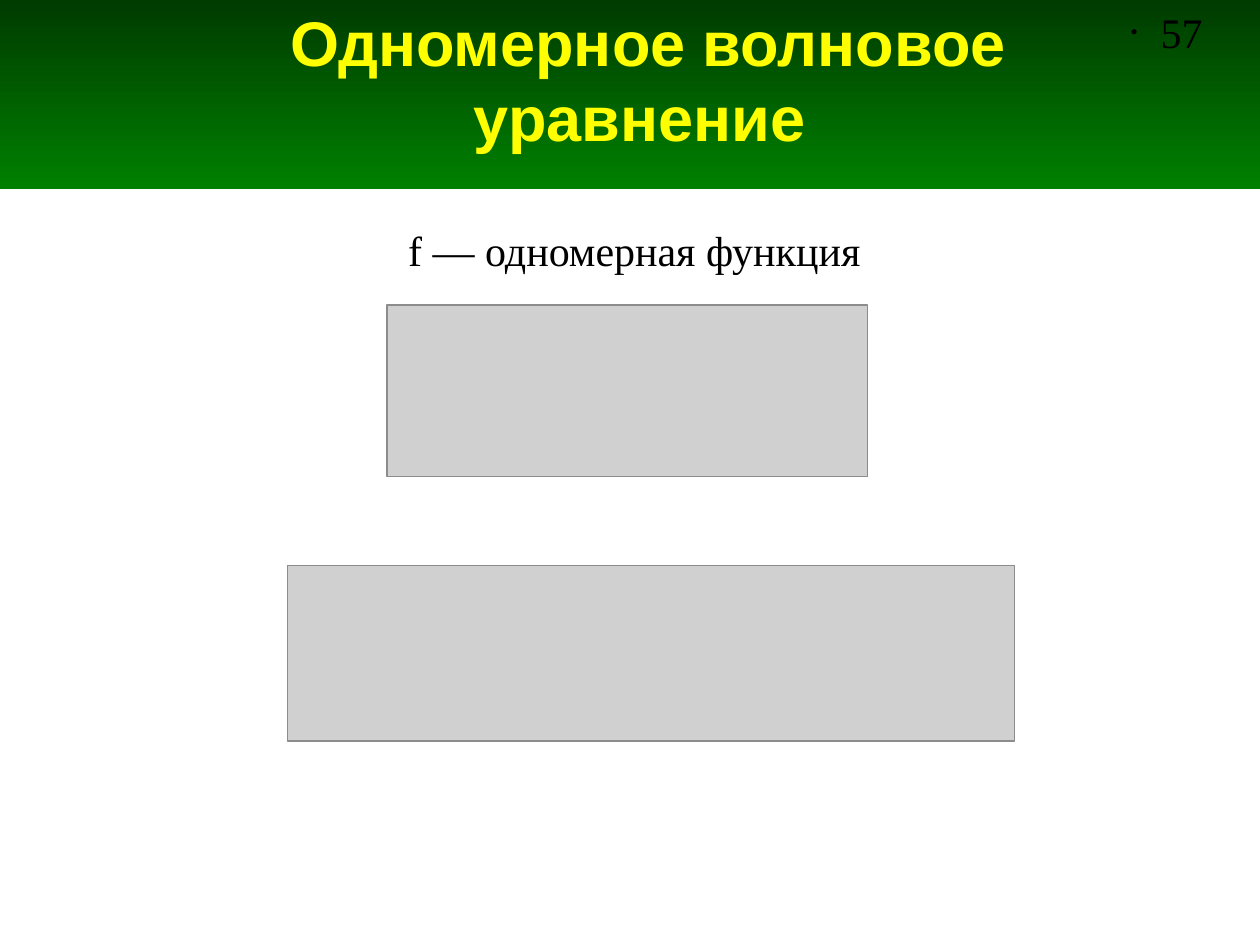
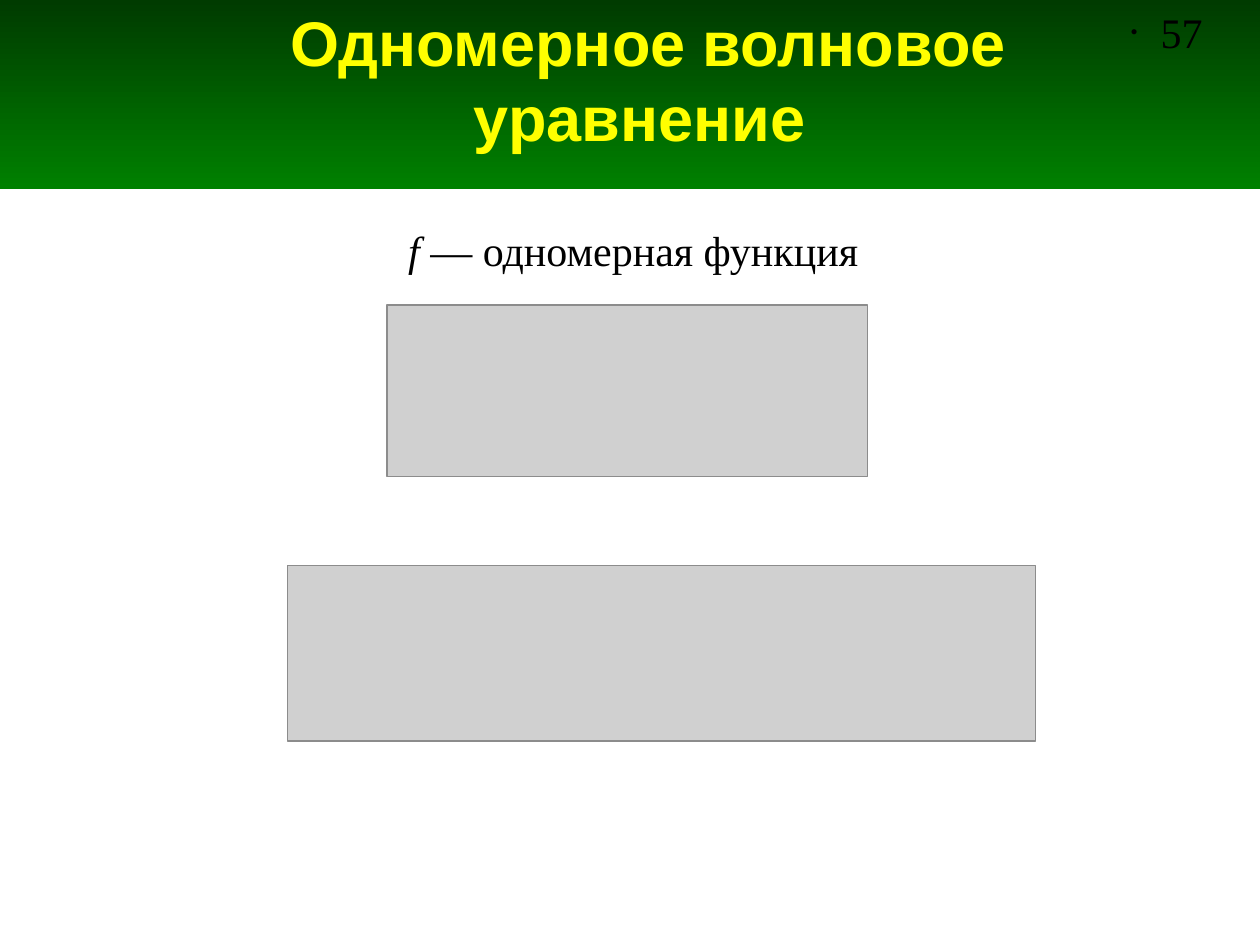
Before and after one commit to andris0147sv/modelling, a slide deck: slide 57 of presentations/2. FDTD.odp. Drawn at 1260x945 pixels with LibreOffice and Linux fonts; fonts in the diff are those of the drawing; grey boxes stand for pictures. Boxes give left, top, right and bottom in pixels: in the first picture for what was removed or moved away, otherwise in the second. Text is boxed around its words. In the diff, an @@ line names an element or a change of style, - is before the commit and + after.

```diff
--- a/presentations/2. FDTD.odp
+++ b/presentations/2. FDTD.odp
@@ text "f — одномерная функция" at (x1=408, y1=236, x2=858, y2=275): italic on in "f" @@
@@ picture resized from (x1=287, y1=566, x2=1014, y2=741) to (x1=287, y1=566, x2=1034, y2=741) @@
```
Also in this commit, not shown: 6 other slides changed, 6 other files.
